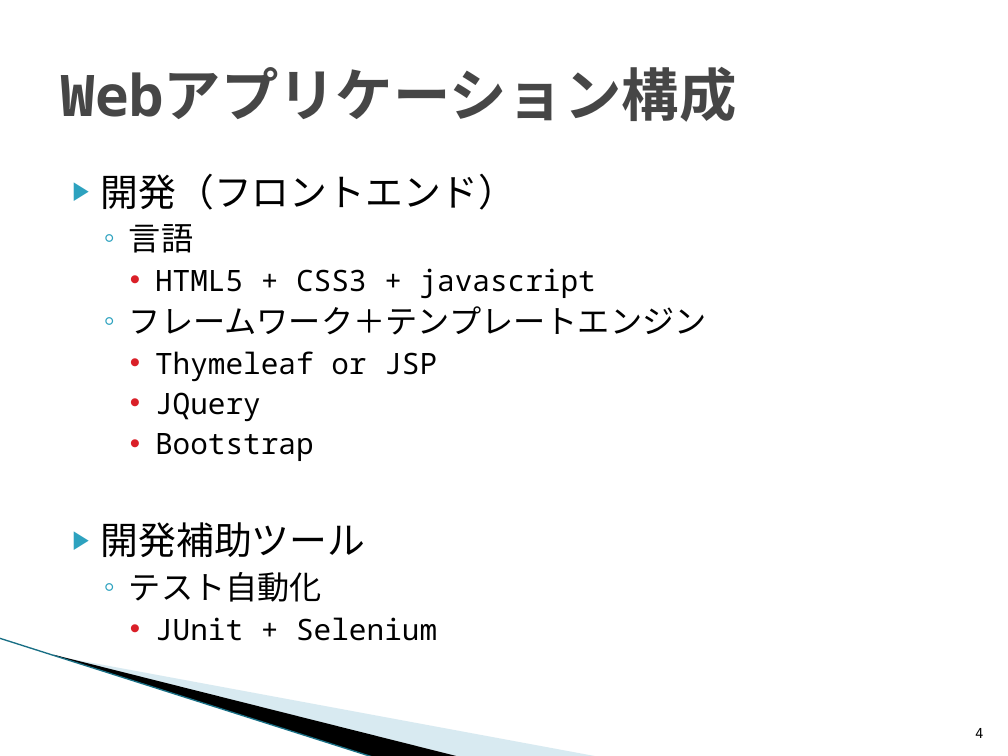
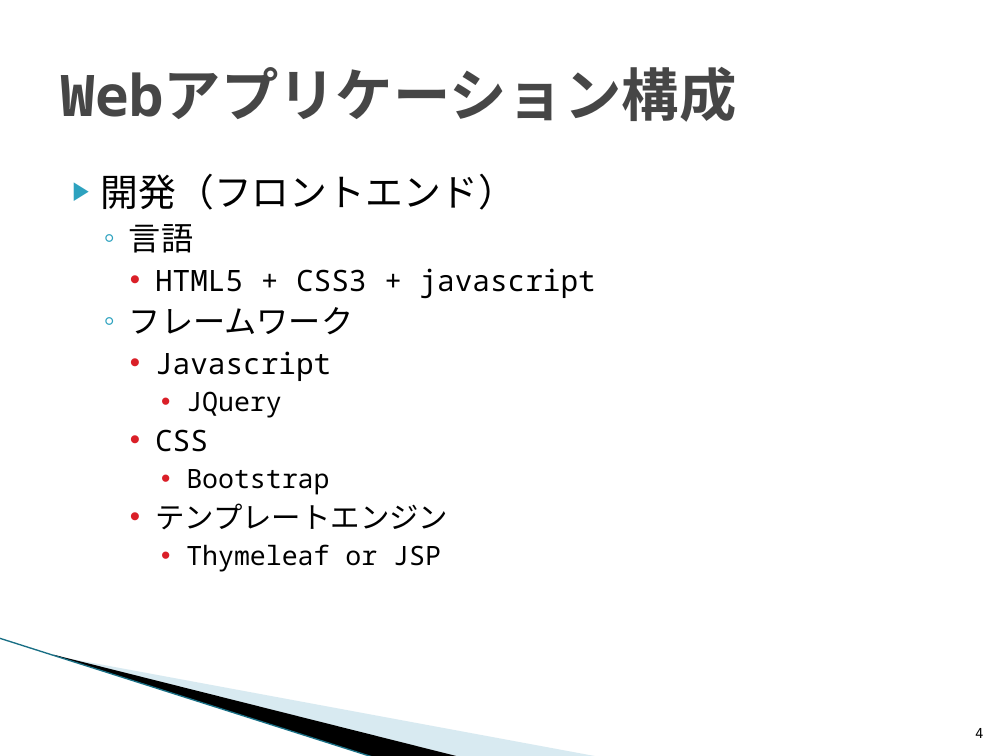
Before and after one commit to around7days/AppFreeMemo, a slide deck: slide 4 of Webアプリケーション構成.pptx. Drawn at 1008x756 pixels with LibreOffice and Linux fonts; fonts in the diff are those of the drawing; background and template pictures are left out. Boxes give left, top, right and bottom in pixels: in the first picture for what was removed or moved away, otherwise in the second. Text is boxed around its words. In the diff, an @@ line names an element or a change of style, - is before the commit and + after.

```diff
--- a/Webアプリケーション構成.pptx
+++ b/Webアプリケーション構成.pptx
@@ text at <box>129,307,448,529</box>: text changed; size 23 to 21 pt @@
-  ◦ フレームワーク＋テンプレートエンジン
+  ◦ フレームワーク
+    • Javascript
+      • JQuery
+    • CSS
+      • Bootstrap
+    • テンプレートエンジン
@@ text at <box>101,392,437,641</box>: paragraphs removed @@
-    • JQuery
-    • Bootstrap
-▶ 開発補助ツール
-  ◦ テスト自動化
-    • JUnit + Selenium
@@ text at <box>186,544,441,572</box>: size 21 to 19 pt in "Thymeleaf or JSP"; list level 3 to 4 in "Thymeleaf or JSP" @@
```
Also in this commit, not shown: 3 other slides changed, 1 slide added.
